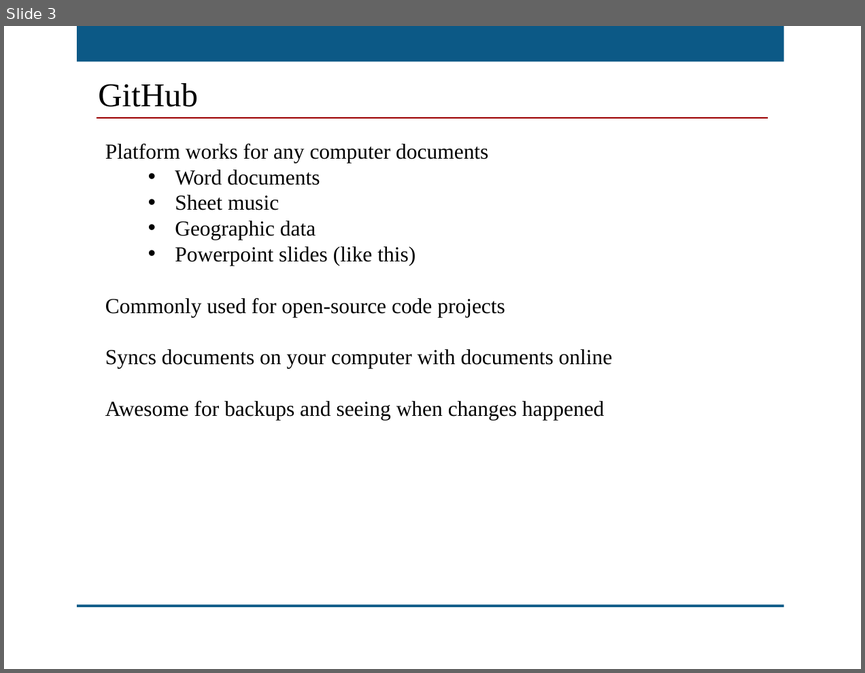
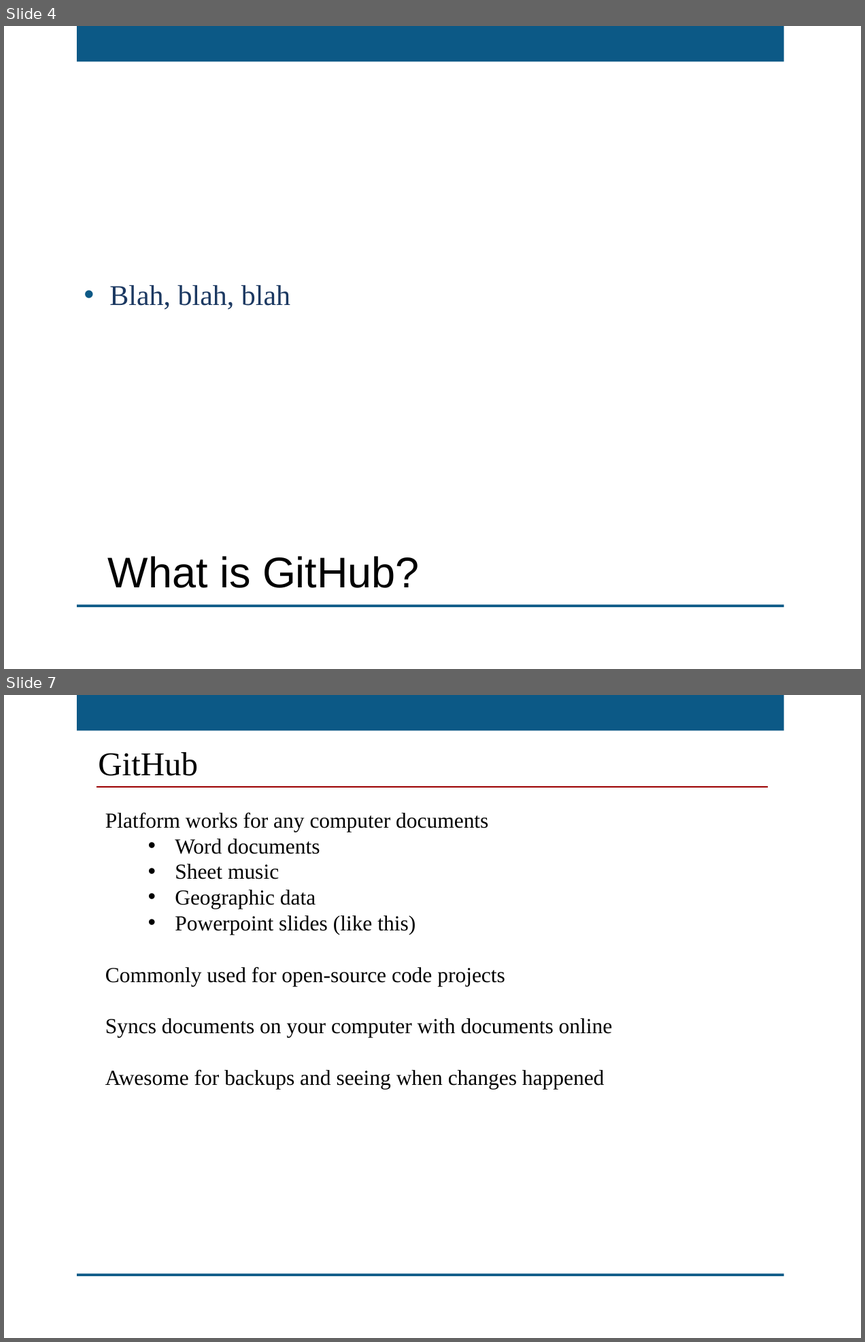
Before and after one commit to kansasgis/GithubWebinar_2015, a slide deck: MAGIC_GitHub_Webinar.pptx. Shown one above the other, each under a label of ours: slide 3 before the commit, slides 4 and 7 after it; the slides between them are not shown. The pictures are 865x673 and 865x1342 pixels, drawn with LibreOffice and Linux fonts; fonts in the diff are those of the drawing; background and template pictures are left out. Boxes give left, top, right and bottom in pixels: in the first picture for what was removed or moved away, otherwise in the second. Text is boxed around its words. In the diff, an @@ line names an element or a change of style, - is before the commit and + after.

```diff
--- a/MAGIC_GitHub_Webinar.pptx
+++ b/MAGIC_GitHub_Webinar.pptx
@@ slide 4 added at box(4, 26, 861, 669), background picture (left out); not listed: 2 template elements that a slide beside it also shows @@
@@ text added at box(109, 285, 290, 310), 24 pt, text #1B3861 @@
+• Blah, blah, blah
@@ text added at box(108, 556, 419, 588), 36 pt, text #000000 @@
+What is GitHub?
@@ what was slide 3 is now slide 7 @@
```
Also in this commit, not shown: 2 slides changed, 3 other slides added.
